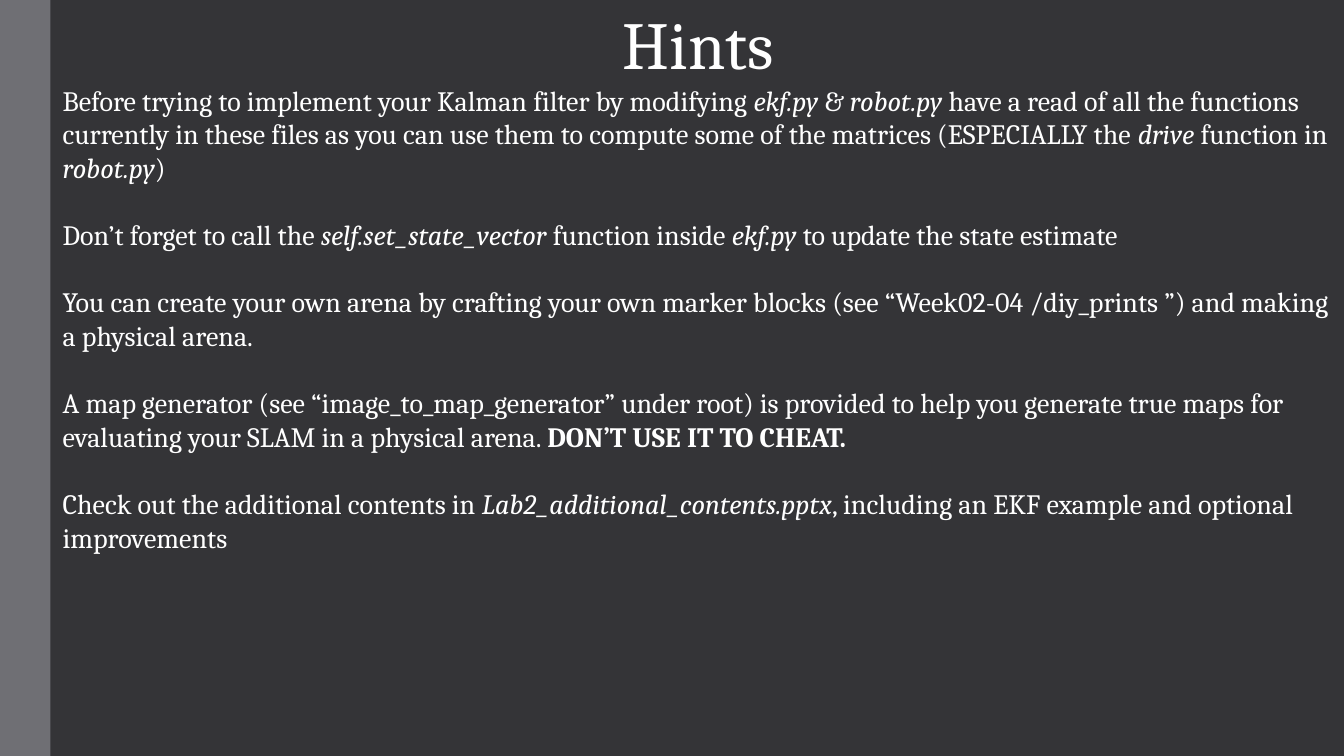
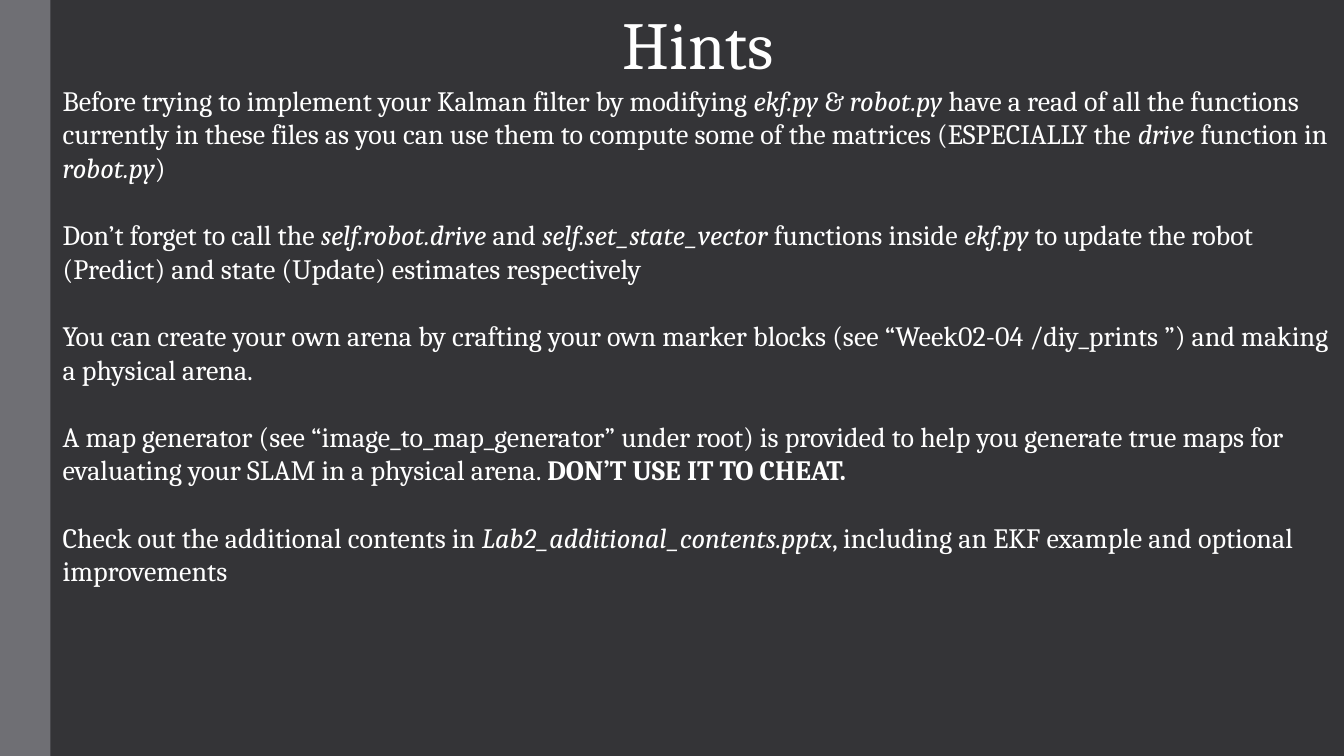
Before and after one commit to vabe0003/ECE4078_Lab_2025_H2, a slide deck: slide 5 of Week02-04/M1_slides/Lab2_2.pptx. Drawn at 1344x756 pixels with LibreOffice and Linux fonts; fonts in the diff are those of the drawing. Boxes give left, top, right and bottom in pixels: in the first picture for what was removed or moved away, otherwise in the second. Text is boxed around its words. In the diff, an @@ line names an element or a change of style, - is before the commit and + after.

Commit message:
Updated Lab2_2.pptx to include reference to self.robot.drive function

```diff
--- a/Week02-04/M1_slides/Lab2_2.pptx
+++ b/Week02-04/M1_slides/Lab2_2.pptx
@@ text at [63,225,1253,285]: text changed @@
-Don’t forget to call the self.set_state_vector function inside ekf.py to update the state estimate
+Don’t forget to call the self.robot.drive and self.set_state_vector functions inside ekf.py to update the robot (Predict) and state (Update) estimates respectively
```
